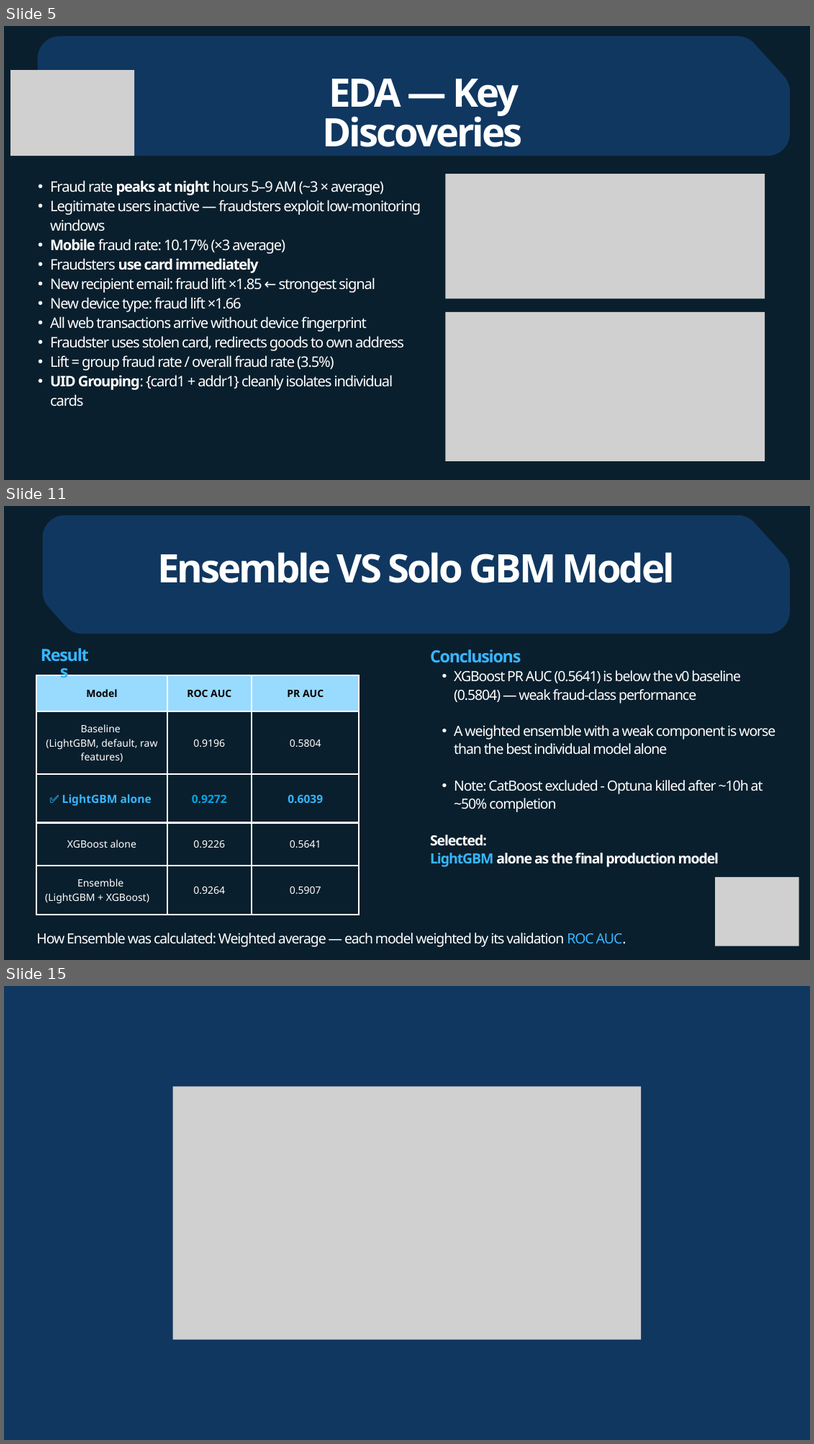
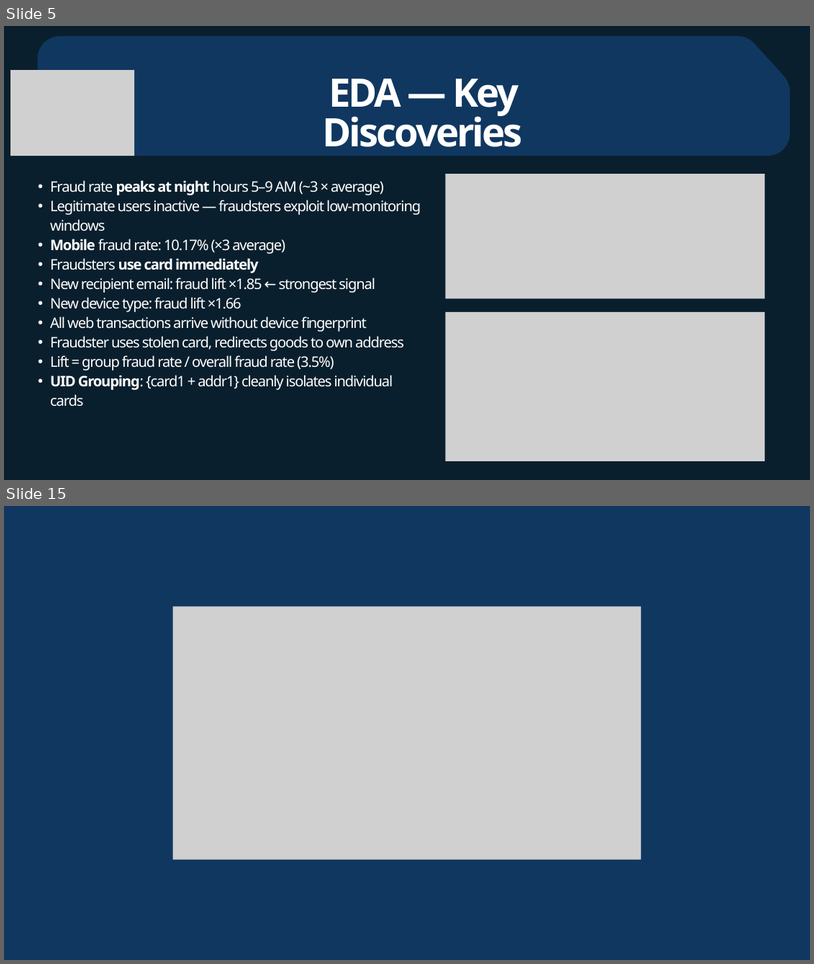
Before and after one commit to irishask/ML_Fraud_detection, a slide deck: IrenaSK- Fraud Detection -Final Project.pptx. Shown one above the other, each under a label of ours: slides 5, 11 and 15 before the commit, slides 5 and 15 after it; the slides between them are not shown. The pictures are 814x1444 and 814x964 pixels, drawn with LibreOffice and Linux fonts; fonts in the diff are those of the drawing; grey boxes stand for pictures. Boxes give left, top, right and bottom in pixels: in the first picture for what was removed or moved away, otherwise in the second. Text is boxed around its words. In the diff, an @@ line names an element or a change of style, - is before the commit and + after.

Commit message:
Update presentation: fix baseline references, UID anchor conclusions

```diff
--- a/IrenaSK- Fraud Detection -Final Project.pptx
+++ b/IrenaSK- Fraud Detection -Final Project.pptx
@@ slide 11 removed at (4, 506, 810, 960), background #0A1F2D @@
@@ freeform shape removed at (43, 515, 790, 634) @@
@@ text removed at (157, 552, 675, 583) @@
-Ensemble VS Solo GBM Model
@@ text removed at (36, 648, 92, 667) @@
-Results
@@ text removed at (430, 649, 776, 867) @@
-Conclusions
-  • XGBoost PR AUC (0.5641) is below the v0 baseline (0.5804) — weak fraud-class performance
-  • A weighted ensemble with a weak component is worse than the best individual model alone
-  • Note: CatBoost excluded - Optuna killed after ~10h at ~50% completion
-Selected:
-LightGBM alone as the final production model
@@ table removed at (36, 675, 359, 914), 5 rows, 3 columns @@
-Model | ROC AUC | PR AUC
-Baseline / (LightGBM, default, raw features) | 0.9196 | 0.5804
-✅ LightGBM alone | 0.9272 | 0.6039
-XGBoost alone | 0.9226 | 0.5641
-Ensemble / (LightGBM + XGBoost) | 0.9264 | 0.5907
@@ picture removed at (715, 877, 799, 946) @@
@@ text removed at (36, 932, 627, 947) @@
-How Ensemble was calculated: Weighted average — each model weighted by its validation ROC AUC.
```
Also in this commit, not shown: 9 slides changed, 2 slides added, 1 other slide removed.
